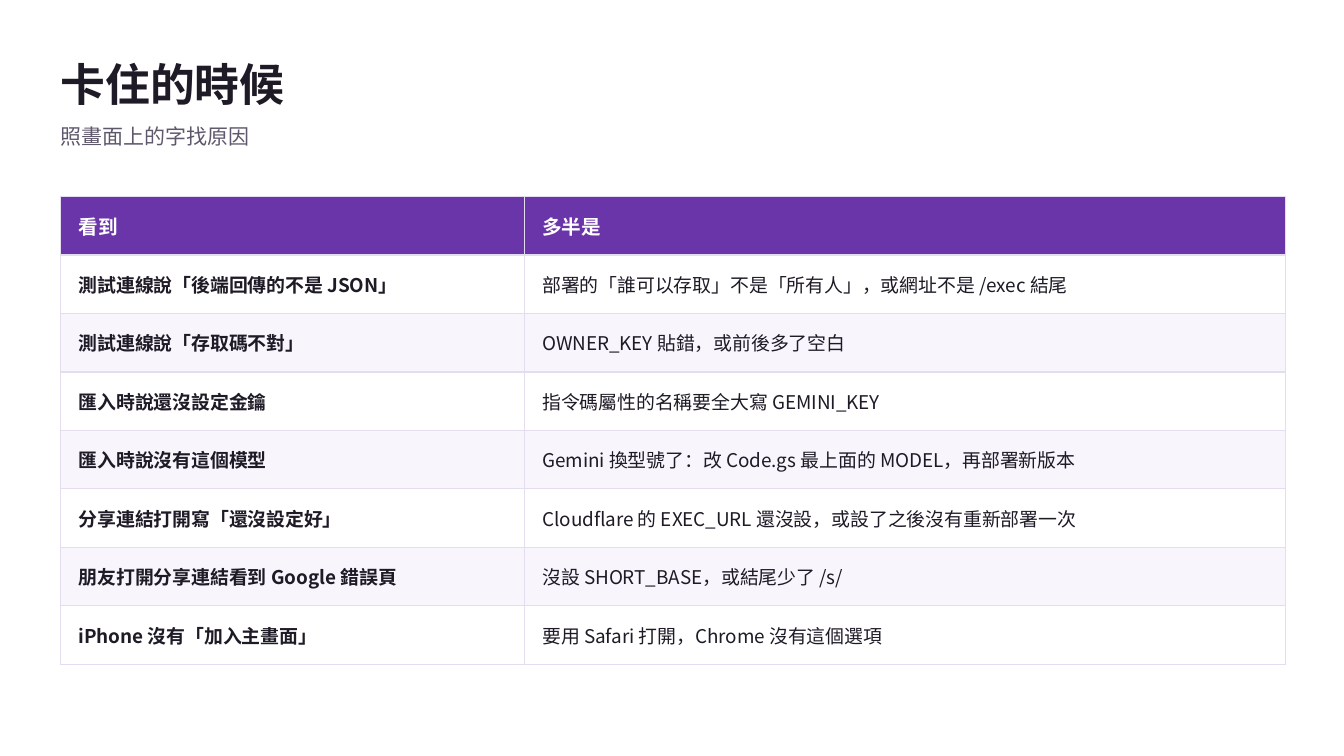
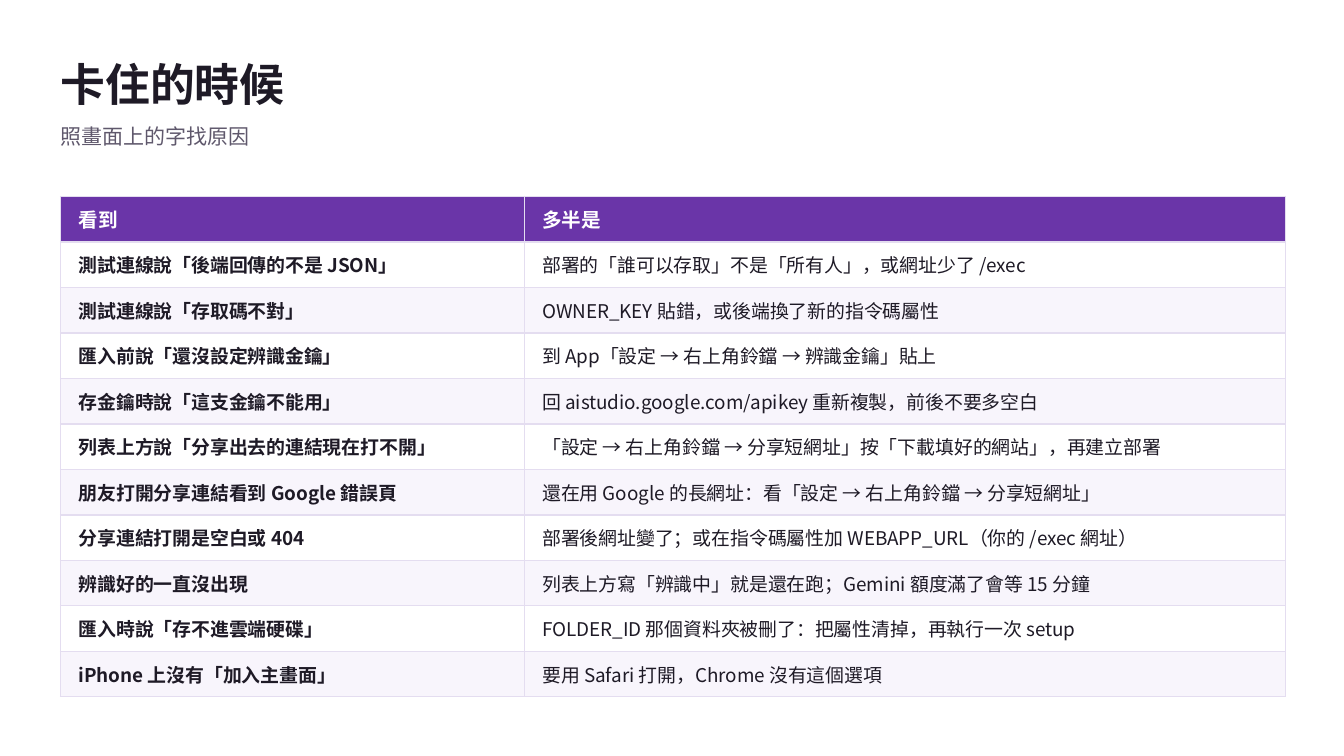
Before and after one commit to ktt823/ticket-wallet-kit, a slide deck: slide 11 of 票券-自己架一套/安裝說明.pptx (slide 13 before the commit). Drawn at 1344x756 pixels with LibreOffice and Linux fonts; fonts in the diff are those of the drawing. Boxes give left, top, right and bottom in pixels: in the first picture for what was removed or moved away, otherwise in the second. Text is boxed around its words. In the diff, an @@ line names an element or a change of style, - is before the commit and + after.

```diff
--- a/票券-自己架一套/安裝說明.pptx
+++ b/票券-自己架一套/安裝說明.pptx
@@ table at <box>60,197,1286,698</box> @@
-row 2: 測試連線說「後端回傳的不是 JSON」 | 部署的「誰可以存取」不是「所有人」，或網址不是 /exec 結尾
-row 3: 測試連線說「存取碼不對」 | OWNER_KEY 貼錯，或前後多了空白
-row 4: 匯入時說還沒設定金鑰 | 指令碼屬性的名稱要全大寫 GEMINI_KEY
-row 5: 匯入時說沒有這個模型 | Gemini 換型號了：改 Code.gs 最上面的 MODEL，再部署新版本
-row 6: 分享連結打開寫「還沒設定好」 | Cloudflare 的 EXEC_URL 還沒設，或設了之後沒有重新部署一次
-row 7: 朋友打開分享連結看到 Google 錯誤頁 | 沒設 SHORT_BASE，或結尾少了 /s/
-row 8: iPhone 沒有「加入主畫面」 | 要用 Safari 打開，Chrome 沒有這個選項
+row 2: 測試連線說「後端回傳的不是 JSON」 | 部署的「誰可以存取」不是「所有人」，或網址少了 /exec
+row 3: 測試連線說「存取碼不對」 | OWNER_KEY 貼錯，或後端換了新的指令碼屬性
+row 4: 匯入前說「還沒設定辨識金鑰」 | 到 App「設定 → 右上角鈴鐺 → 辨識金鑰」貼上
+row 5: 存金鑰時說「這支金鑰不能用」 | 回 aistudio.google.com/apikey 重新複製，前後不要多空白
+row 6: 列表上方說「分享出去的連結現在打不開」 | 「設定 → 右上角鈴鐺 → 分享短網址」按「下載填好的網站」，再建立部署
+row 7: 朋友打開分享連結看到 Google 錯誤頁 | 還在用 Google 的長網址：看「設定 → 右上角鈴鐺 → 分享短網址」
+row 8: 分享連結打開是空白或 404 | 部署後網址變了；或在指令碼屬性加 WEBAPP_URL（你的 /exec 網址）
+row 9: 辨識好的一直沒出現 | 列表上方寫「辨識中」就是還在跑；Gemini 額度滿了會等 15 分鐘
+row 10: 匯入時說「存不進雲端硬碟」 | FOLDER_ID 那個資料夾被刪了：把屬性清掉，再執行一次 setup
+row 11: iPhone 上沒有「加入主畫面」 | 要用 Safari 打開，Chrome 沒有這個選項
```
Also in this commit, not shown: 10 other slides changed, 2 slides removed, 8 other files.
